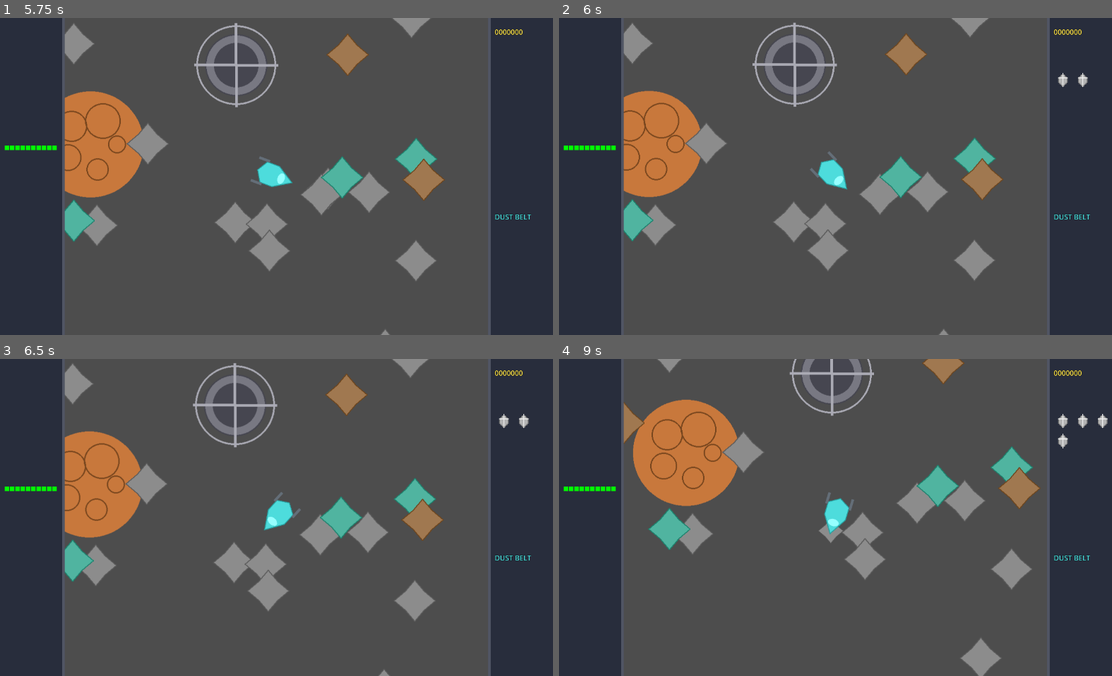
Above: before the commit, frames 1-4 (two rows, left to right).
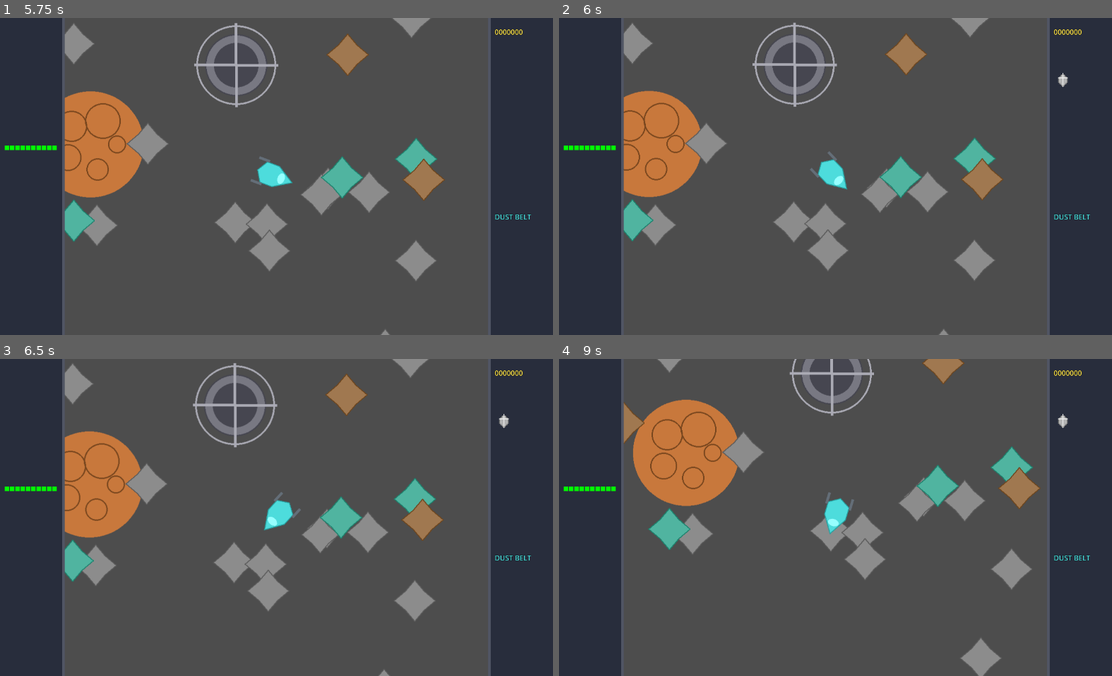
Above: after the commit, the same moments.

Repository: dannyowelch/spaceminer
Game: Godot game, scene res://main.tscn
Two runs of this game, one before a commit and one after it. Both use one fixed random seed, a clock stepped at 60 frames per second and the inputs below.
Inputs:
- Up to frame 1 (5.75 s): tap Enter at 0.5 s; hold D (rotate_right) 0.53-1.28 s; tap E (dock) every 1.5 s from 0.6 to 5.1 s; hold A (rotate_left) 1.28-2.03 s; tap Space (fire) at 1.35, 2.85, 4.35 s; hold D (rotate_right) 2.03-2.78 s; hold W (thrust) 2.78-3.53 s; hold A (rotate_left) from 3.53 s (still down)
- Up to frame 2 (6 s): release A (rotate_left) at 5.78 s; hold D (rotate_right) from 5.78 s (still down); tap Space (fire) at 5.85 s
- Up to frame 3 (6.5 s): keep holding D (rotate_right)
- Up to frame 4 (9 s): release D (rotate_right) at 6.53 s; hold W (thrust) 6.53-7.28 s; tap E (dock) at 6.6, 8.1 s; hold D (rotate_right) 7.28-8.03 s; tap Space (fire) at 7.35, 8.85 s; hold A (rotate_left) from 8.03 s (still down)

Frame 1 is identical in both runs. In frame 2, 0.1% of the frame differs, in the area x 54-96%, y 17-62%; in frame 3, 0.1%; in frame 4, 0.4%, in the area x 45-100%, y 17-61%.

Commit message:
Fix scoop spawn, directional mining cone, hide cursor
1. Scoop spawn point: bullets and mining beam originate from
   scoop position (64px offset along facing) instead of ship origin

2. Directional mining: forward cone (30°) along ship facing,
   not omnidirectional proximity. Only asteroids in front of
   nose within cone and range can be mined.

3. Hide OS mouse cursor with Input.MOUSE_MODE_HIDDEN

Also:
- Remove DESIGN_NOTES.md and ASSETS_NEEDED.md per request
- Update test to expect 30 asteroids (larger sector)

Co-authored-by: Danny Welch <dannyowelch@users.noreply.github.com>

Diff:
--- a/main.gd
+++ b/main.gd
@@ -31,6 +31,8 @@
 var starbase_music: AudioStream
 
 func _ready():
+	Input.set_mouse_mode(Input.MOUSE_MODE_HIDDEN)
+
 	var CargoGridClass = load("res://cargo_grid.gd")
 	cargo_grid = CargoGridClass.new()
 	cargo_grid.initialize(cargo_capacity)
@@ -157,23 +159,33 @@
 	if mode != Mode.DUST_BELT or not player_ship:
 		return
 
+	var scoop_pos = player_ship.get_scoop_position()
+	var facing = Vector2(cos(player_ship.rotation - PI/2), sin(player_ship.rotation - PI/2))
+	var cone_angle = deg_to_rad(30)
+
 	for asteroid in asteroids:
 		if not is_instance_valid(asteroid):
 			continue
-		var distance = player_ship.position.distance_to(asteroid.position)
+
+		var to_asteroid = asteroid.position - scoop_pos
+		var distance = to_asteroid.length()
+
 		if distance < mining_range:
-			if audio:
-				audio.play_sfx("mine")
-			var mined = asteroid.mine(mining_power)
-			if mined > 0:
-				cargo_grid.add_ore(asteroid.rarity, mined)
+			var angle_to_asteroid = to_asteroid.normalized().angle_to(facing)
+
+			if abs(angle_to_asteroid) < cone_angle:
 				if audio:
-					audio.play_sfx("ore_pickup")
-			if asteroid.ore_remaining <= 0:
-				if audio:
-					audio.play_sfx("asteroid_break")
-				asteroids.erase(asteroid)
-			break
+					audio.play_sfx("mine")
+				var mined = asteroid.mine(mining_power)
+				if mined > 0:
+					cargo_grid.add_ore(asteroid.rarity, mined)
+					if audio:
+						audio.play_sfx("ore_pickup")
+				if asteroid.ore_remaining <= 0:
+					if audio:
+						audio.play_sfx("asteroid_break")
+					asteroids.erase(asteroid)
+				break
 
 func sell_all_ore() -> int:
 	var total = 0
--- a/ship.gd
+++ b/ship.gd
@@ -46,11 +46,16 @@
 	if Input.is_action_just_pressed("fire") and main_ref and main_ref.has_weapon:
 		_fire_weapon()
 
+func get_scoop_position() -> Vector2:
+	var facing = Vector2(cos(rotation - PI/2), sin(rotation - PI/2))
+	var scoop_offset = 64.0
+	return position + facing * scoop_offset
+
 func _fire_weapon():
 	if main_ref and main_ref.audio:
 		main_ref.audio.play_sfx("fire")
 	var bullet = preload("res://bullet.tscn").instantiate()
-	bullet.position = position
+	bullet.position = get_scoop_position()
 	bullet.rotation = rotation
 	bullet.velocity = Vector2(cos(rotation - PI/2), sin(rotation - PI/2)) * 500 + velocity
 	bullet.damage = main_ref.weapon_damage
--- a/test_game.gd
+++ b/test_game.gd
@@ -39,7 +39,7 @@
 func test_dust_belt(scene):
 	assert(scene.mode == 0, "Should start in Dust Belt mode")
 	assert(scene.player_ship != null, "Player ship should exist")
-	assert(scene.asteroids.size() == 15, "Should have 15 asteroids")
+	assert(scene.asteroids.size() == 30, "Should have 30 asteroids")
 	assert(scene.starbase != null, "Starbase should exist")
 	assert(scene.hull == 10, "Hull should be 10")
 	assert(scene.credits == 0, "Starting credits should be 0")
Not shown, removed: ASSETS_NEEDED.md
Not shown, removed: DESIGN_NOTES.md
